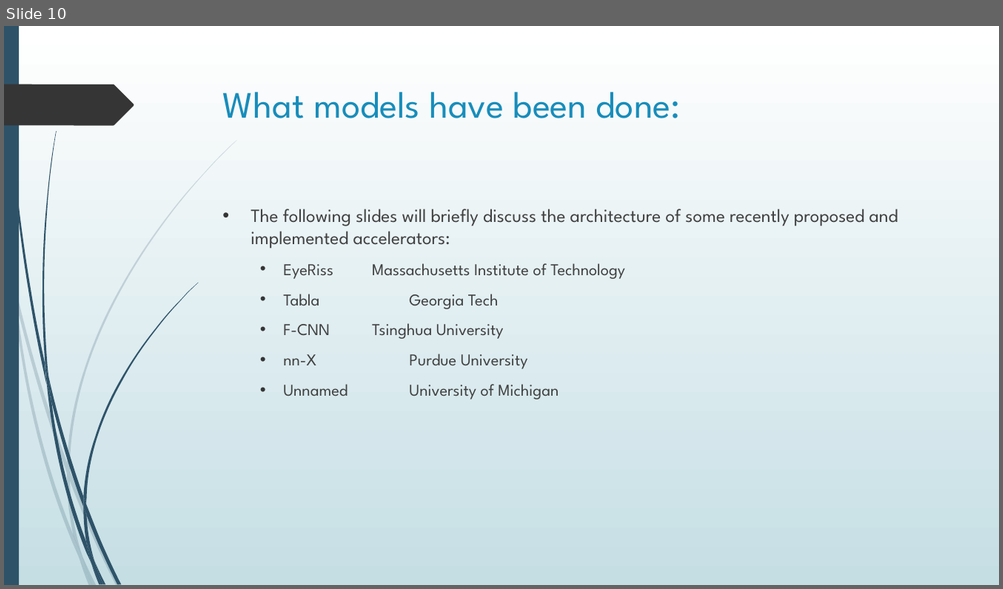
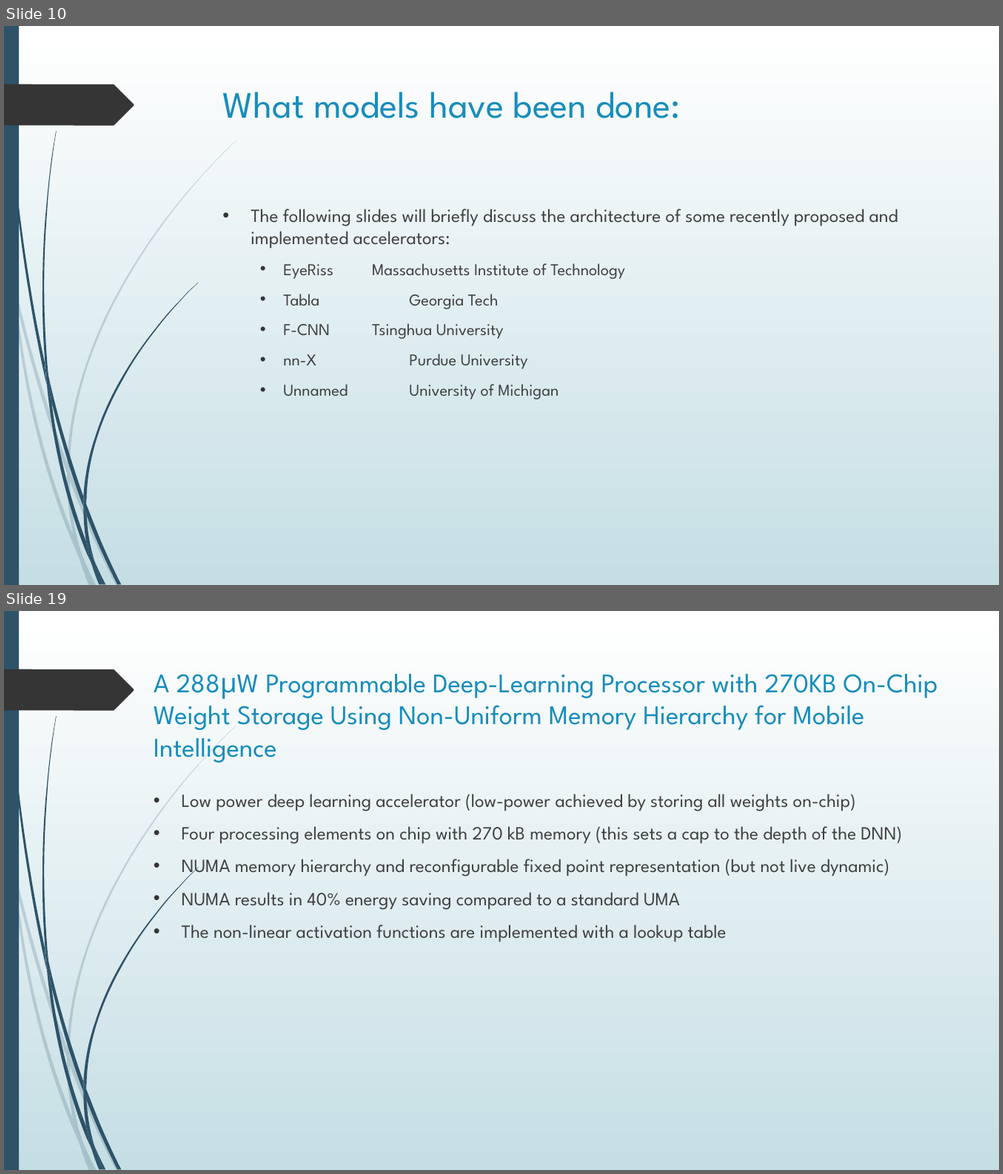
Before and after one commit to erikgroving/NeuralNetworkHardwareAccelerator, a slide deck: WeeklyPresentations/update1_02_11.pptx. Shown one above the other, each under a label of ours: slide 10 before the commit, slides 10 and 19 after it; the slides between them are not shown. The pictures are 1003x589 and 1003x1174 pixels, drawn with LibreOffice and Linux fonts; fonts in the diff are those of the drawing. Boxes give left, top, right and bottom in pixels: in the first picture for what was removed or moved away, otherwise in the second. Text is boxed around its words. In the diff, an @@ line names an element or a change of style, - is before the commit and + after.

```diff
--- a/WeeklyPresentations/update1_02_11.pptx
+++ b/WeeklyPresentations/update1_02_11.pptx
@@ slide 19 added at (4, 611, 999, 1170), background gradient #FFFFFF to #C5DEE5; not listed: 24 template elements that a slide beside it also shows @@
@@ title added at (153, 674, 938, 763), 26 pt, text #178DBB @@
+A 288μW Programmable Deep-Learning Processor with 270KB On-Chip Weight Storage Using Non-Uniform Memory Hierarchy for Mobile Intelligence
@@ text added at (182, 794, 902, 943), 18 pt, text #404040 @@
+• Low power deep learning accelerator (low-power achieved by storing all weights on-chip)
+• Four processing elements on chip with 270 kB memory (this sets a cap to the depth of the DNN)
+• NUMA memory hierarchy and reconfigurable fixed point representation (but not live dynamic)
+• NUMA results in 40% energy saving compared to a standard UMA
+• The non-linear activation functions are implemented with a lookup table
```
Also in this commit, not shown: 3 slides changed, 9 other slides added.
